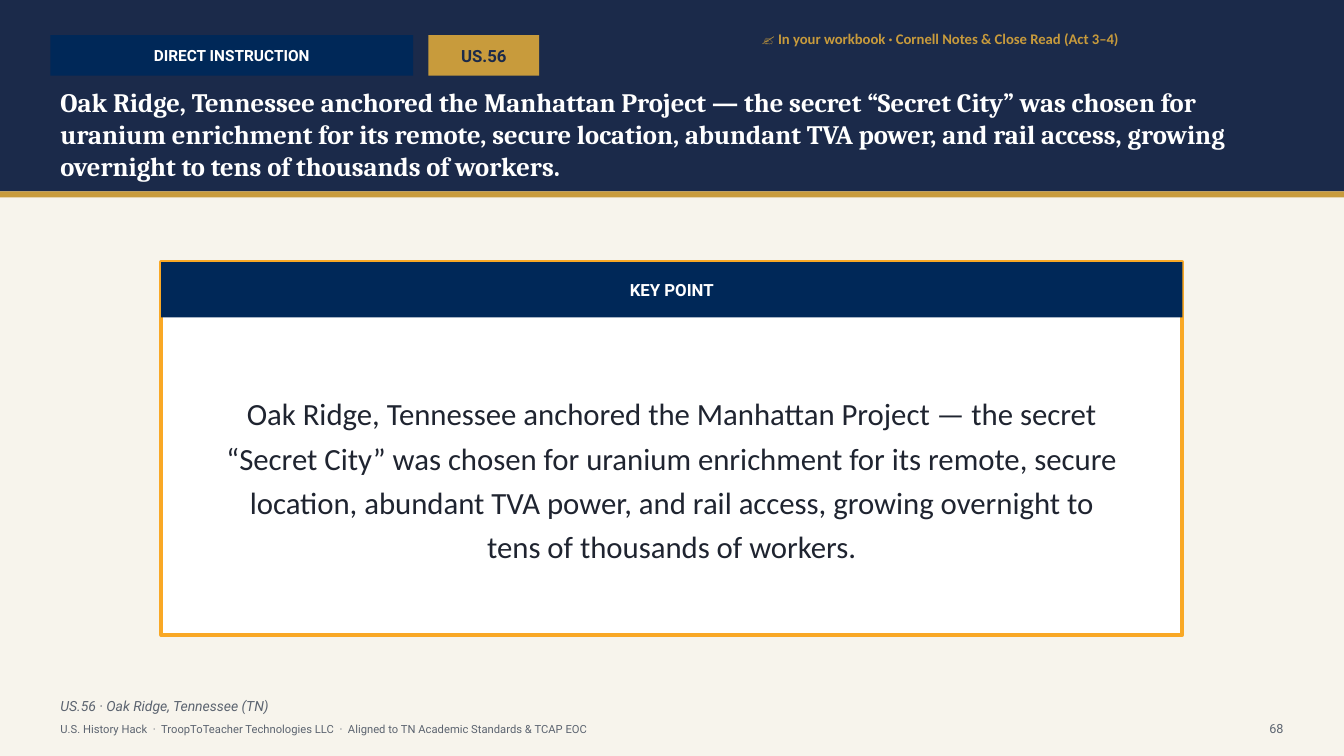
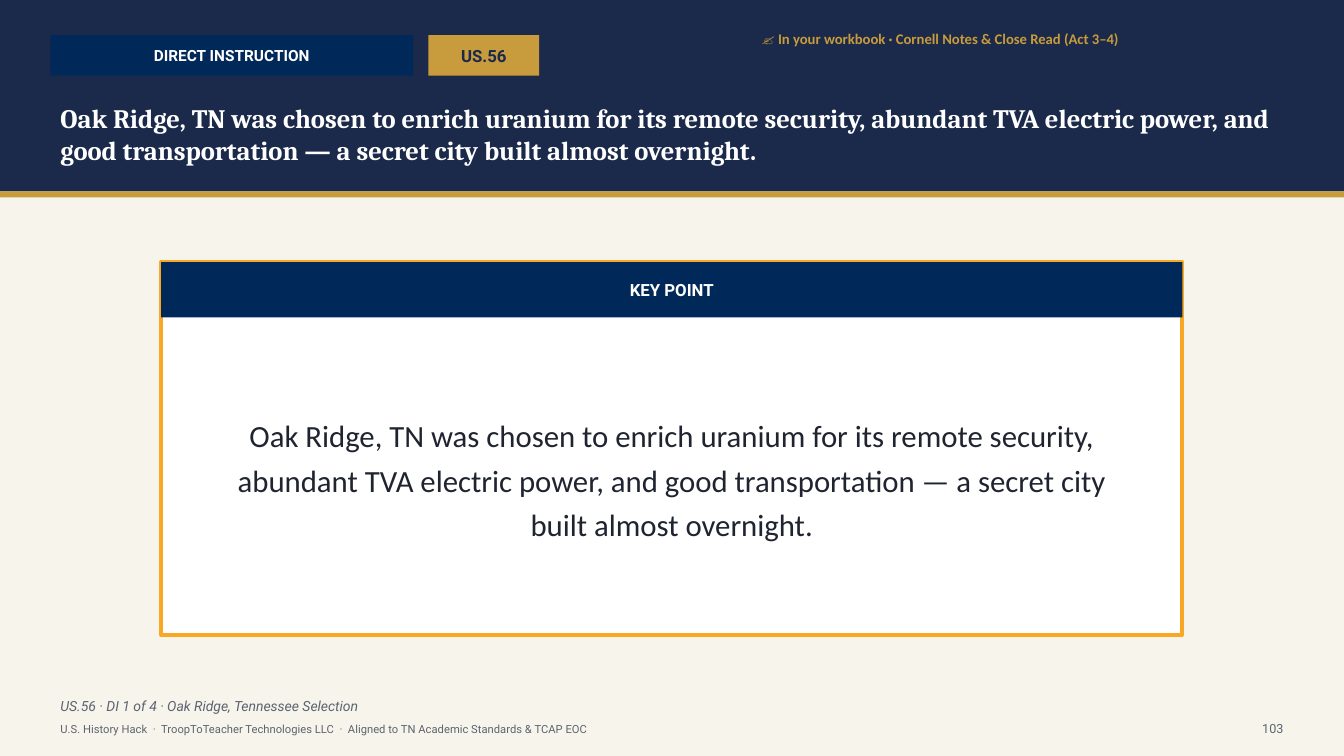
Before and after one commit to Trooptoteacher/trooptoteacher-history, a slide deck: slide 104 of 00_START_HERE/UNIT6_DECKS_BUILD/Unit6_Student_Deck_CourseStandard.pptx (slide 91 before the commit). Drawn at 1344x756 pixels with LibreOffice and Linux fonts; fonts in the diff are those of the drawing. Boxes give left, top, right and bottom in pixels: in the first picture for what was removed or moved away, otherwise in the second. Text is boxed around its words. In the diff, an @@ line names an element or a change of style, - is before the commit and + after.

```diff
--- a/00_START_HERE/UNIT6_DECKS_BUILD/Unit6_Student_Deck_CourseStandard.pptx
+++ b/00_START_HERE/UNIT6_DECKS_BUILD/Unit6_Student_Deck_CourseStandard.pptx
@@ text at (60, 109, 1269, 166): text changed @@
-Oak Ridge, Tennessee anchored the Manhattan Project — the secret “Secret City” was chosen for uranium enrichment for its remote, secure location, abundant TVA power, and rail access, growing overnight to tens of thousands of workers.
+Oak Ridge, TN was chosen to enrich uranium for its remote security, abundant TVA electric power, and good transportation — a secret city built almost overnight.
@@ text at (238, 425, 1105, 542): text changed @@
-Oak Ridge, Tennessee anchored the Manhattan Project — the secret “Secret City” was chosen for uranium enrichment for its remote, secure location, abundant TVA power, and rail access, growing overnight to tens of thousands of workers.
+Oak Ridge, TN was chosen to enrich uranium for its remote security, abundant TVA electric power, and good transportation — a secret city built almost overnight.
@@ text at (60, 700, 358, 714): text changed @@
-US.56 · Oak Ridge, Tennessee (TN)
+US.56 · DI 1 of 4 · Oak Ridge, Tennessee Selection
@@ text at (1262, 724, 1283, 733): text changed @@
-68
+103
```
Also in this commit, not shown: 108 other slides changed, 16 slides added, 1 slide removed, 2 other files.
